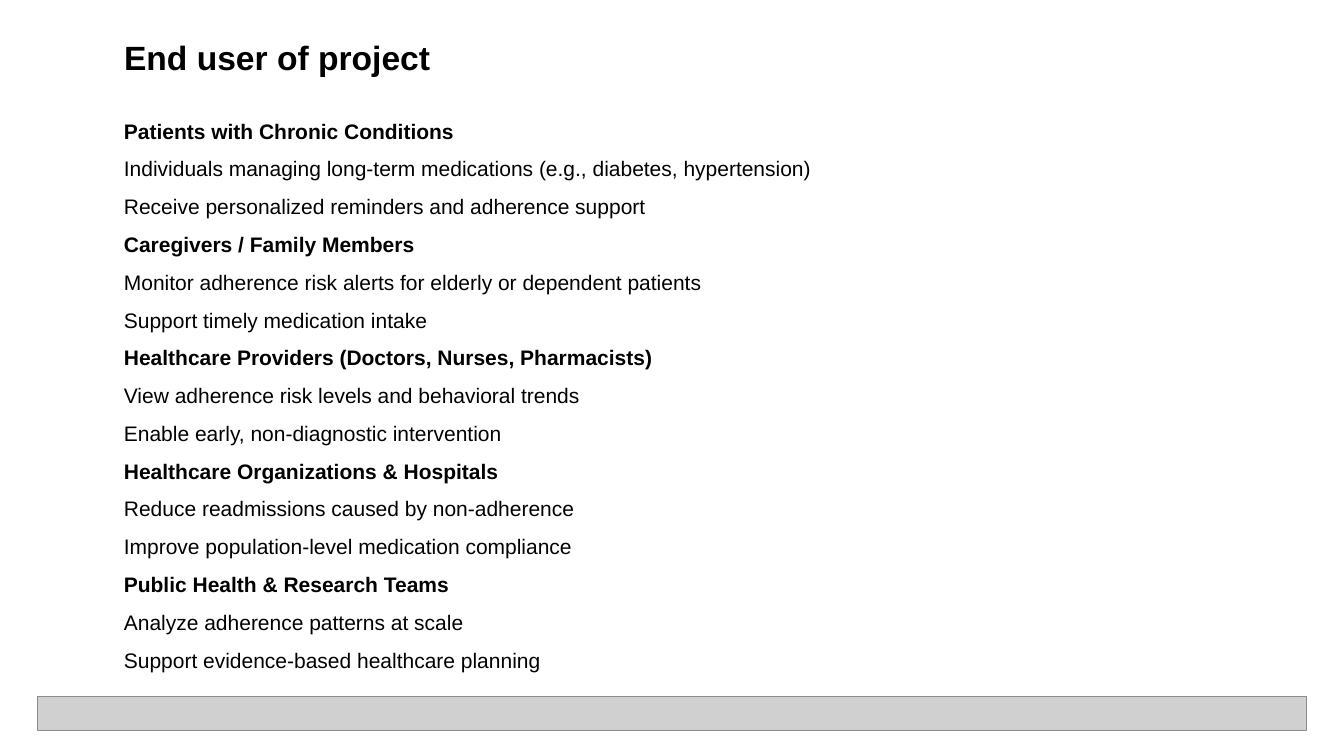
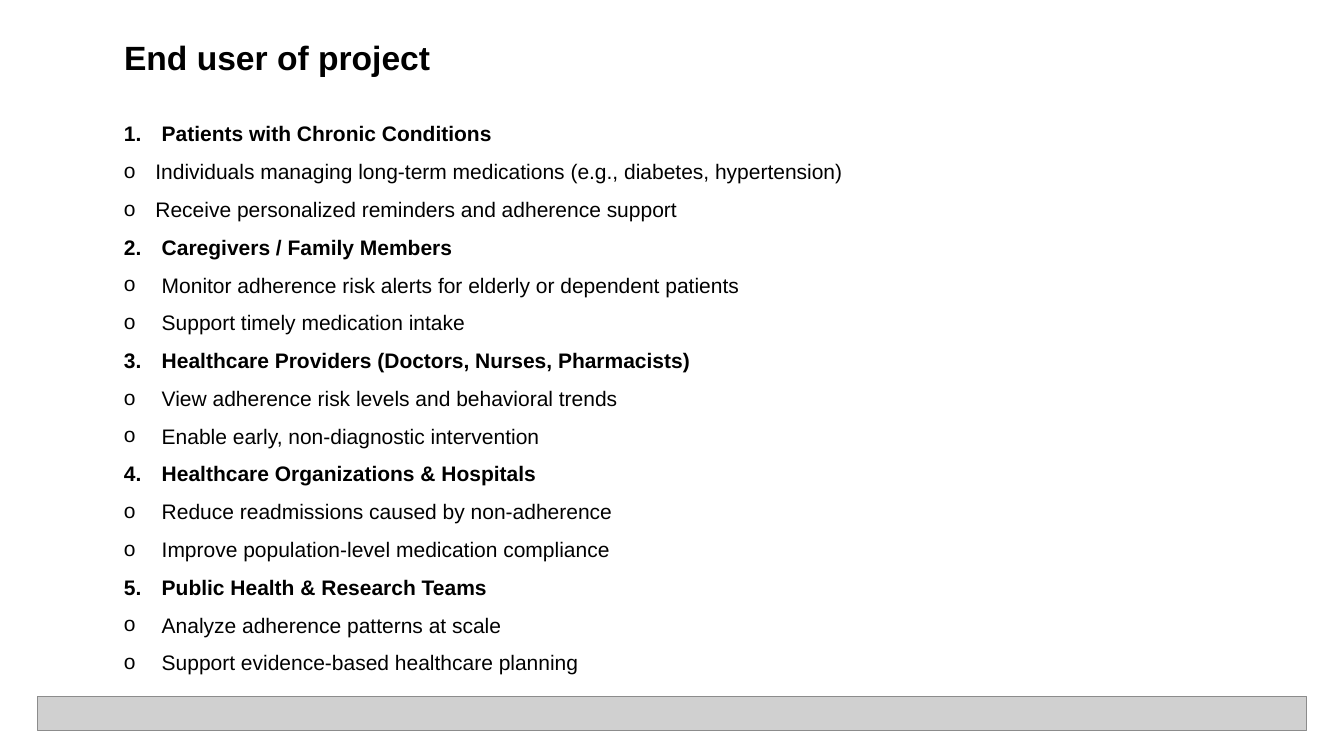
Before and after one commit to sandeep5shetty/langflow-medication-agent, a slide deck: slide 6 of Hackthon Project Presentation.pptx. Drawn at 1344x756 pixels with LibreOffice and Linux fonts; fonts in the diff are those of the drawing; grey boxes stand for pictures. Boxes give left, top, right and bottom in pixels: in the first picture for what was removed or moved away, otherwise in the second. Text is boxed around its words. In the diff, an @@ line names an element or a change of style, - is before the commit and + after.

```diff
--- a/Hackthon Project Presentation.pptx
+++ b/Hackthon Project Presentation.pptx
@@ text "Patients with Chronic Conditions" at <box>155,125,842,675</box>: bullet none to 1.; bullet none to o; list level 2 to 7 in "Individuals managing long-term medications (e.g., ..."; list level 2 to 7 in "Receive personalized reminders and adherence ..." @@
```
Also in this commit, not shown: 8 other slides changed, 6 slides added, 4 slides removed.
